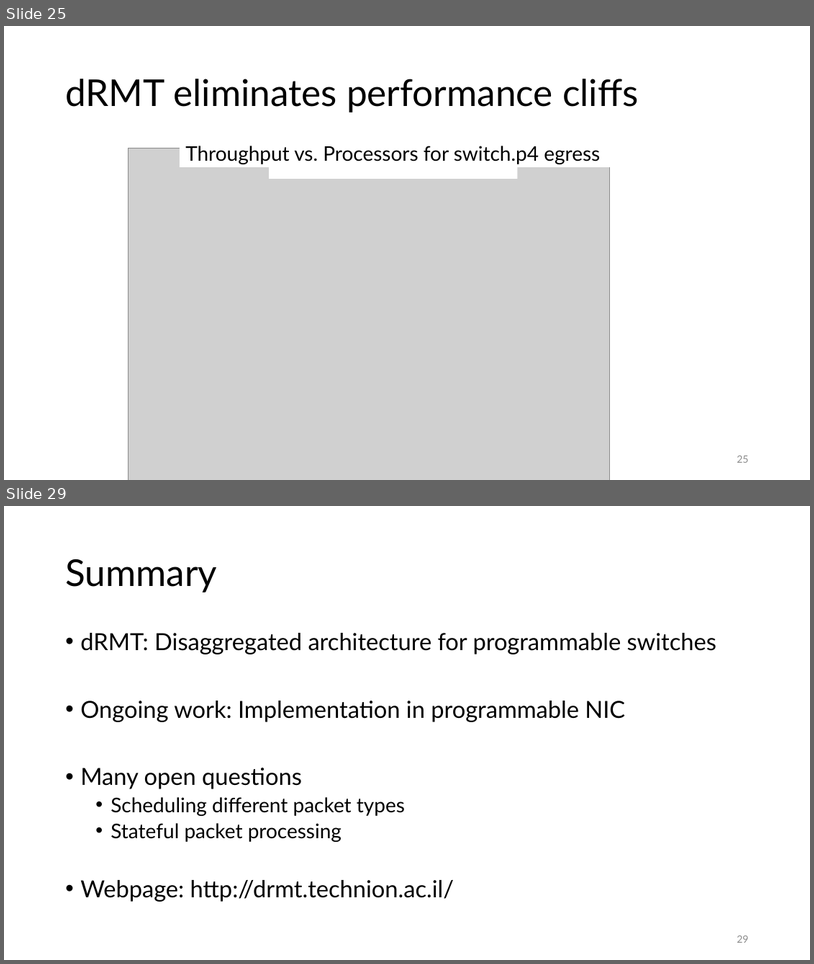
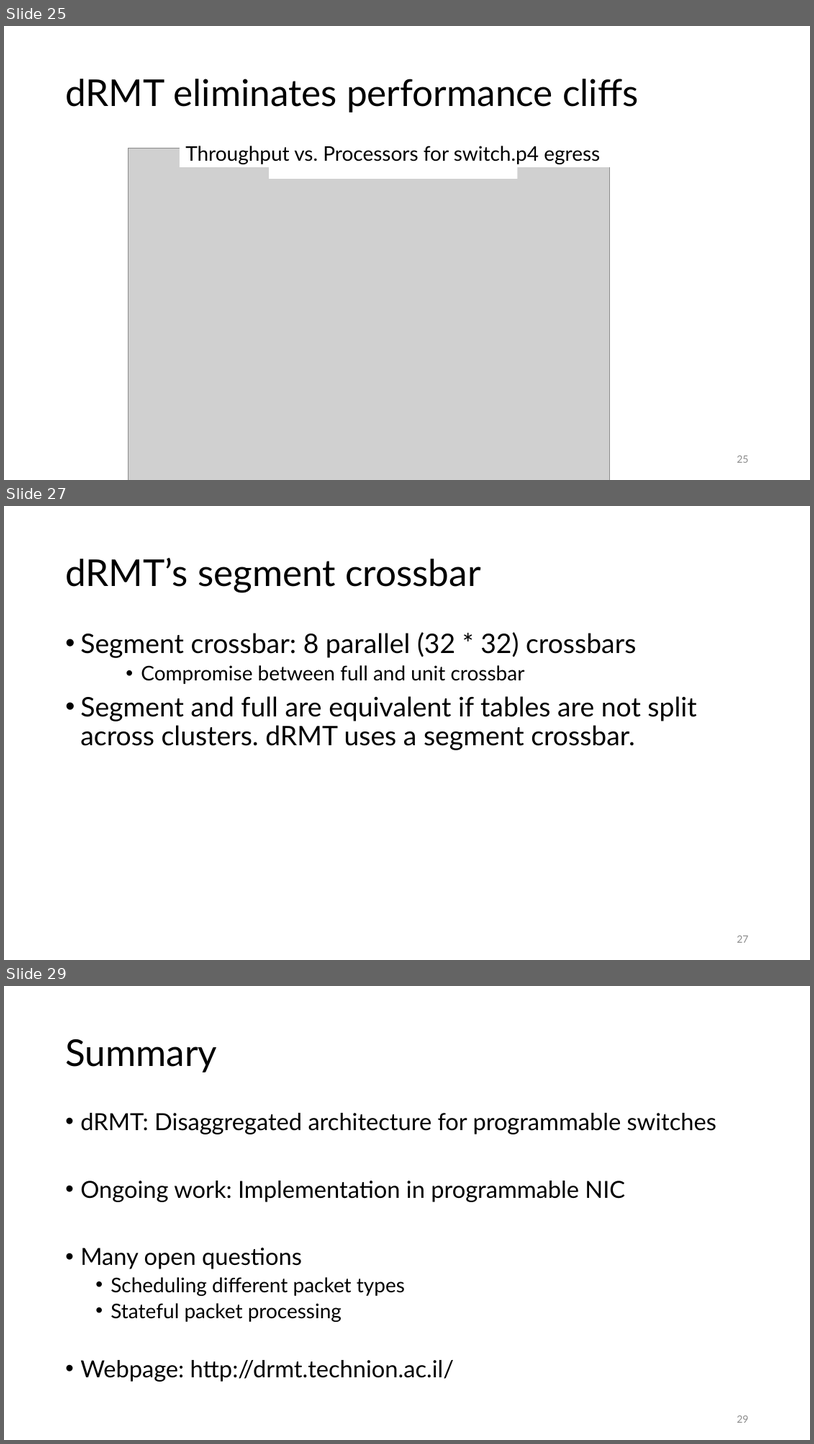
Before and after one commit to anirudhSK/drmt_talk, a slide deck: drmt_sigcomm.pptx. Shown one above the other, each under a label of ours: slides 25 and 29 before the commit, slides 25, 27 and 29 after it; the slides between them are not shown. The pictures are 814x964 and 814x1444 pixels, drawn with LibreOffice and Linux fonts; fonts in the diff are those of the drawing; grey boxes stand for pictures. Boxes give left, top, right and bottom in pixels: in the first picture for what was removed or moved away, otherwise in the second. Text is boxed around its words. In the diff, an @@ line names an element or a change of style, - is before the commit and + after.

```diff
--- a/drmt_sigcomm.pptx
+++ b/drmt_sigcomm.pptx
@@ slide 27 added at <box>4,506,810,960</box>, background #FFFFFF @@
@@ title added at <box>65,558,481,592</box>, 44 pt, text #000000 @@
+dRMT’s segment crossbar
@@ text added at <box>80,632,697,750</box>, 32 pt, text #000000 @@
+• Segment crossbar: 8 parallel (32 * 32) crossbars
+    • Compromise between full and unit crossbar
+• Segment and full are equivalent if tables are not split across clusters. dRMT uses a segment crossbar.
@@ page number added at <box>737,935,748,942</box>, 12 pt, text #8C8C8C @@
+27
```
Also in this commit, not shown: 8 slides changed.
